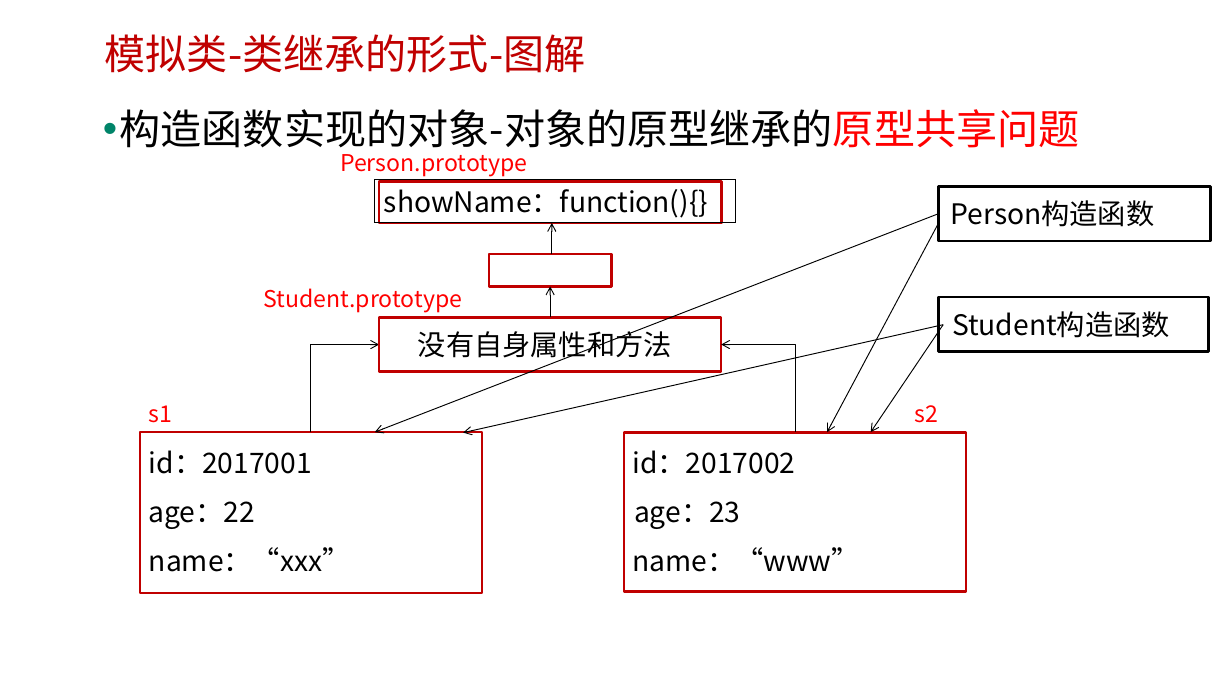
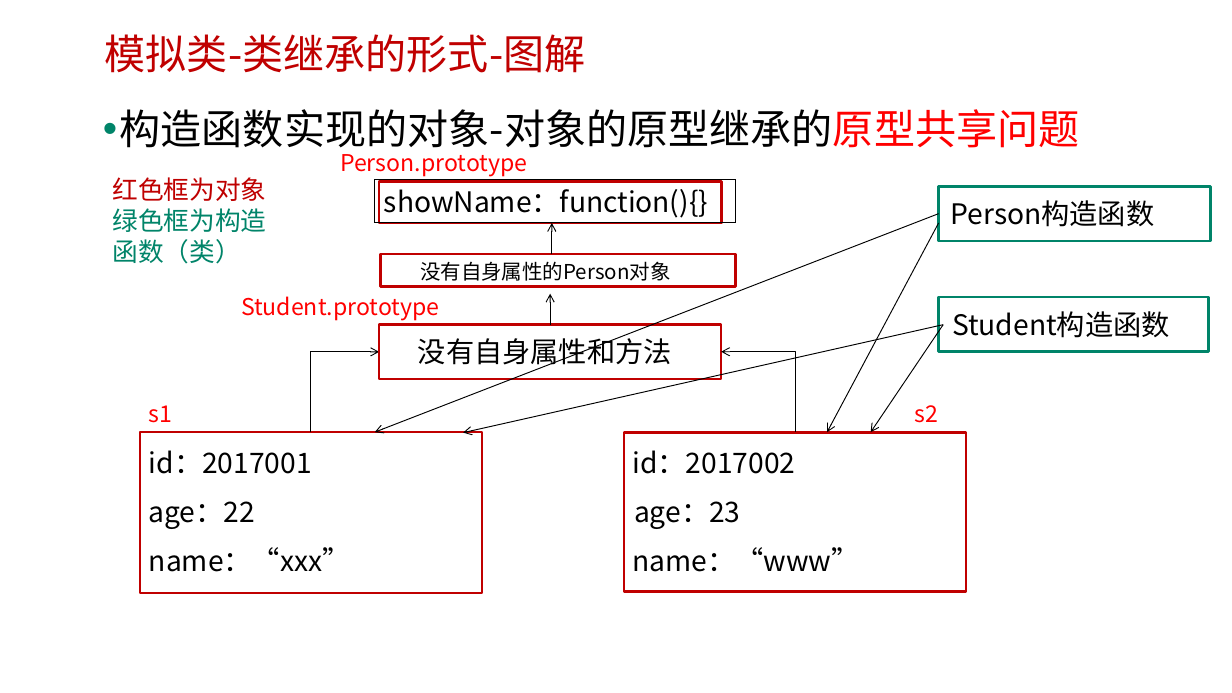
Before and after one commit to edu2act/course-javascript-advanced, a slide deck: slide 10 of 课程PPT/17.深入理解JS的继承方式.pptx. Drawn at 1232x693 pixels with LibreOffice and Linux fonts; fonts in the diff are those of the drawing; background and template pictures are left out. Boxes give left, top, right and bottom in pixels: in the first picture for what was removed or moved away, otherwise in the second. Text is boxed around its words. In the diff, an @@ line names an element or a change of style, - is before the commit and + after.

```diff
--- a/课程PPT/17.深入理解JS的继承方式.pptx
+++ b/课程PPT/17.深入理解JS的继承方式.pptx
@@ text added at (112,177,266,264), 20 pt, text #008469 @@
+红色框为对象
+绿色框为构造函数（类）
@@ rectangle at (939,187,1211,241): outline #000000 2 pt to #008469 2 pt @@
@@ rectangle: place and size @@
-rectangle at (489,254,612,287)
+rectangle at (381,254,736,287)
@@ text added at (420,261,670,281), 16 pt, text #000000 @@
+没有自身属性的Person对象
@@ text "Student.prototype": place and size @@
-text "Student.prototype" at (264,288,463,313)
+text "Student.prototype" at (241,296,440,320)
@@ 1 text, 1 rectangle, 1 arrow: place and size @@
-1 text, 1 rectangle, 1 arrow at (379,287,721,372)
+1 text, 1 rectangle, 1 arrow at (379,294,721,379)
@@ rectangle at (939,297,1209,351): outline #000000 2 pt to #008469 2 pt @@
@@ elbow arrow moved from (311, 433) - (379, 345) to (311, 433) - (379, 352) @@
@@ elbow arrow moved from (795, 433) - (721, 345) to (795, 433) - (721, 352) @@
```
Also in this commit, not shown: 4 other slides changed, 1 other file.
